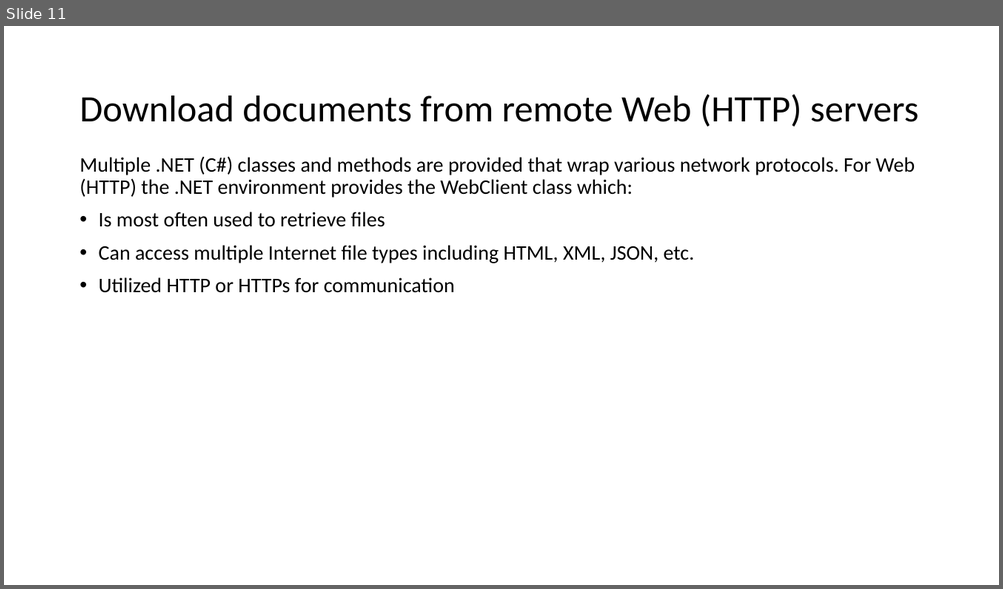
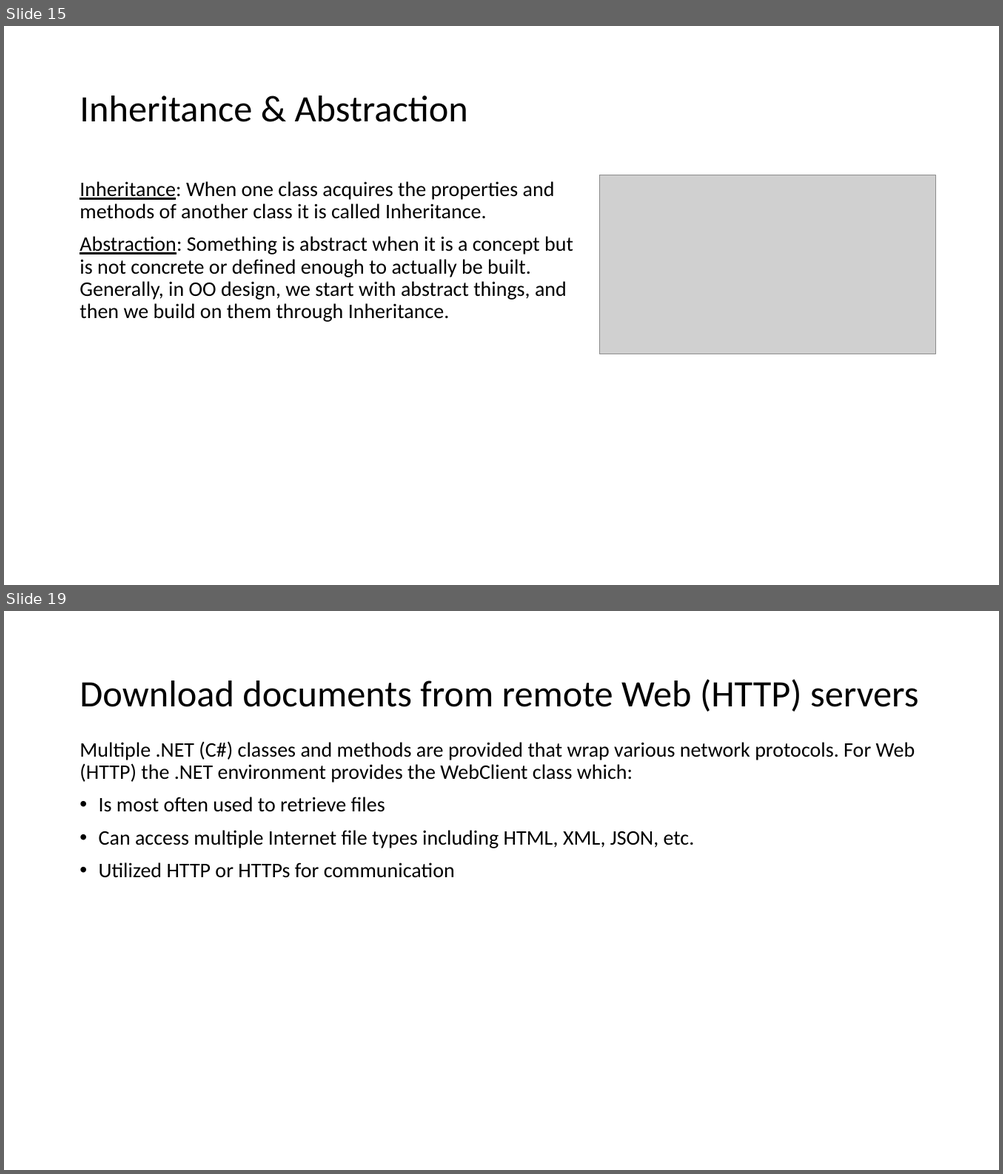
Before and after one commit to EricJPogue/www-epogue-info, a slide deck: CPSC-24500/Week08/2017SpringW08Slides.pptx. Shown one above the other, each under a label of ours: slide 11 before the commit, slides 15 and 19 after it; the slides between them are not shown. The pictures are 1003x589 and 1003x1174 pixels, drawn with LibreOffice and Linux fonts; fonts in the diff are those of the drawing; grey boxes stand for pictures. Boxes give left, top, right and bottom in pixels: in the first picture for what was removed or moved away, otherwise in the second. Text is boxed around its words. In the diff, an @@ line names an element or a change of style, - is before the commit and + after.

```diff
--- a/CPSC-24500/Week08/2017SpringW08Slides.pptx
+++ b/CPSC-24500/Week08/2017SpringW08Slides.pptx
@@ slide 15 added at (x1=4, y1=26, x2=999, y2=585), background #FFFFFF @@
@@ title added at (x1=79, y1=96, x2=468, y2=122), 36 pt, text #000000 @@
+Inheritance & Abstraction
@@ picture added at (x1=600, y1=175, x2=935, y2=355) @@
@@ text added at (x1=79, y1=181, x2=573, y2=322), 20 pt, text #000000 @@
+Inheritance: When one class acquires the properties and methods of another class it is called Inheritance.
+Abstraction: Something is abstract when it is a concept but is not concrete or defined enough to actually be built. Generally, in OO design, we start with abstract things, and then we build on them through Inheritance.
@@ what was slide 11 is now slide 19 @@
```
Also in this commit, not shown: 4 slides changed, 14 other slides added, 10 slides removed, 3 other files.
